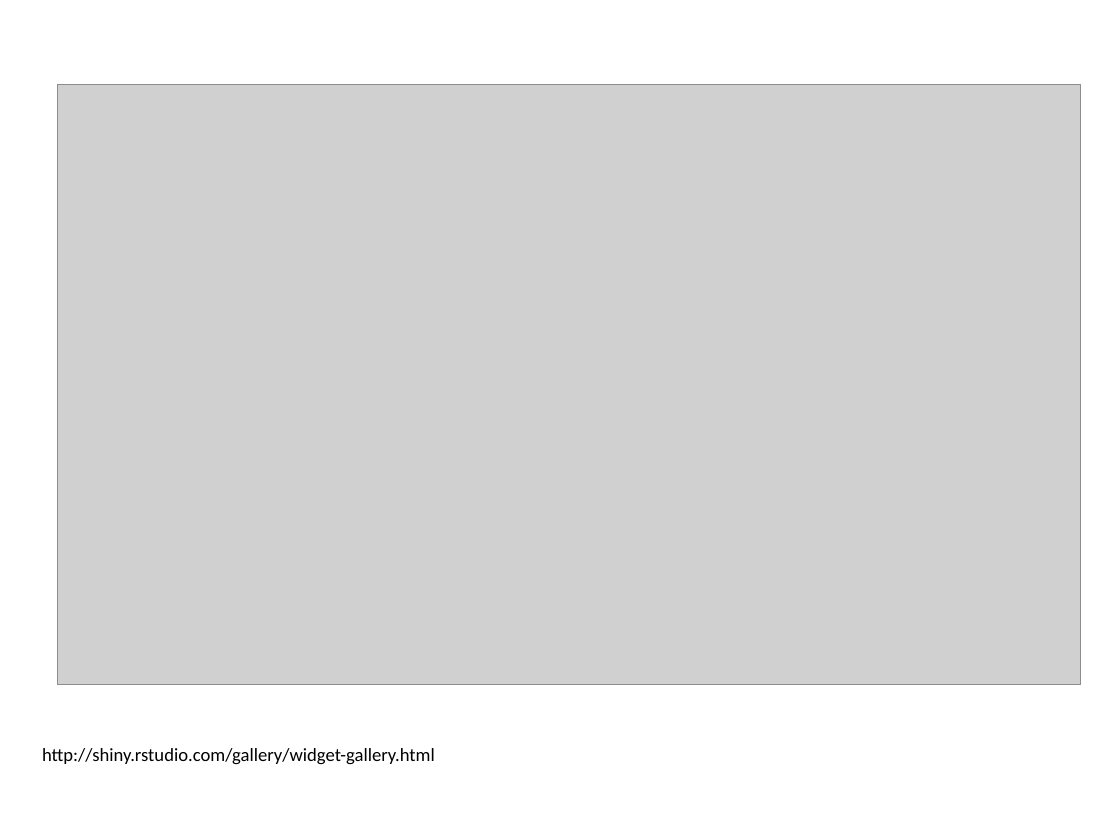
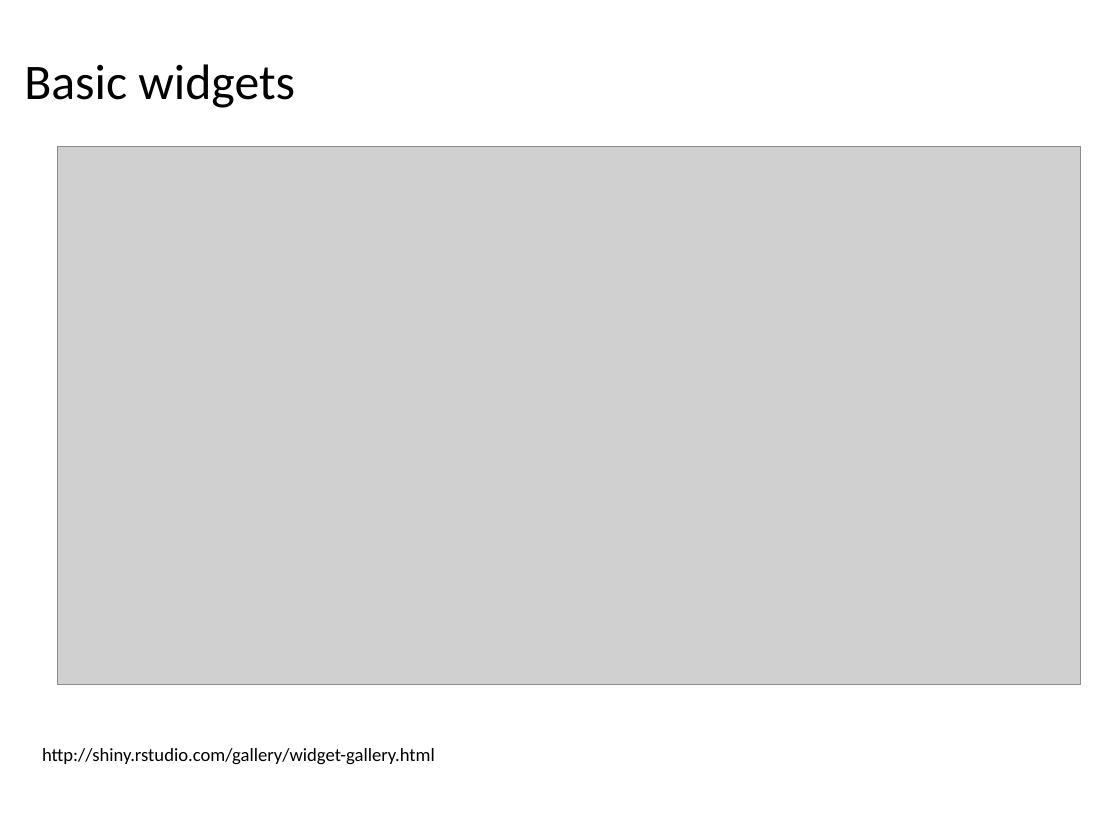
Before and after one commit to vburguete/taller_shiny, a slide deck: slide 11 of documentation/Shiny.pptx (slide 9 before the commit). Drawn at 1120x840 pixels with LibreOffice and Linux fonts; fonts in the diff are those of the drawing; grey boxes stand for pictures. Boxes give left, top, right and bottom in pixels: in the first picture for what was removed or moved away, otherwise in the second. Text is boxed around its words. In the diff, an @@ line names an element or a change of style, - is before the commit and + after.

```diff
--- a/documentation/Shiny.pptx
+++ b/documentation/Shiny.pptx
@@ text added at box(24, 64, 295, 108), 32 pt, text #000000 @@
+Basic widgets
@@ picture: place and size @@
-picture at box(57, 85, 1080, 684)
+picture at box(57, 147, 1080, 684)
```
Also in this commit, not shown: 4 other slides changed, 6 slides added, 2 slides removed, 3 other files.
